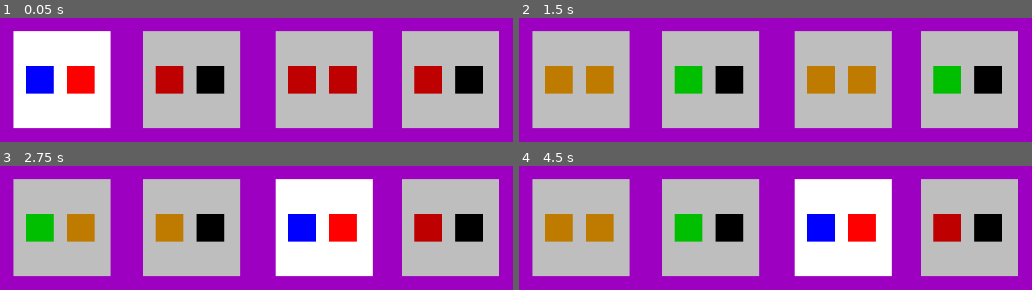
Above: before the commit, frames 1-4 (two rows, left to right).
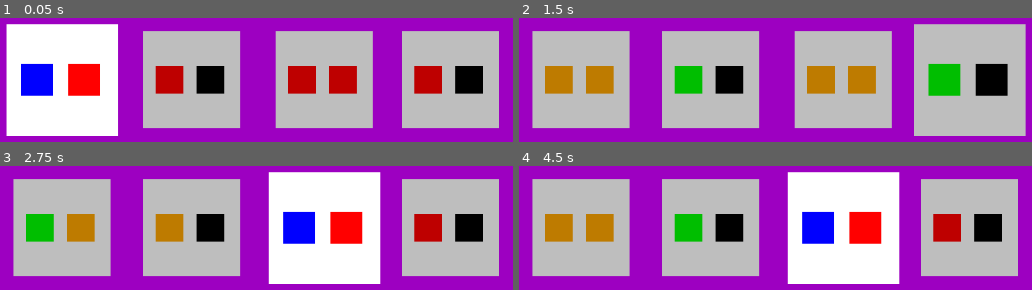
Above: after the commit, the same moments.

Repository: firesmoker/rhythmcards
Game: Godot game, scene res://game.tscn
The game is run twice, just before and just after one commit, with the same random seed, the same clock (stepped at 60 frames per second) and the same inputs.
Inputs:
- Up to frame 1 (0.05 s): no input
- Up to frame 2 (1.5 s): hold Space (play) 0.53-1.28 s; tap Space (play) at 1.35 s
- Up to frame 3 (2.75 s): hold Space (play) from 2.03 s (still down)
- Up to frame 4 (4.5 s): release Space (play) at 2.78 s; tap Space (play) at 2.85, 4.35 s; hold Space (play) 3.53-4.28 s

The runs differ from the first frame. In frame 1, 6.3% of the frame differs, in the area x 1-24%, y 4-96%; in frame 2, 6.1%; in frame 3, 6.5%, in the area x 52-75%, y 4-96%; in frame 4, 6.5%.

Commit message:
basic bad play note - too early

Diff:
--- a/scripts/note_card.gd
+++ b/scripts/note_card.gd
@@ -46,6 +46,8 @@
 				notes_dictionary[i]["game_object"].modulate =  Color.BLUE
 			note_status_types.PLAYED:
 				notes_dictionary[i]["game_object"].modulate =  Color.GREEN
+			note_status_types.PLAYED_BAD:
+				notes_dictionary[i]["game_object"].modulate =  Color.GREEN_YELLOW
 
 
 func calculate_note_timings() -> void:
@@ -65,6 +67,9 @@
 		#print("for card " + str(name) + " note " + str(i) + " timing is " + str(notes_dictionary[i]["timing"]))
 
 func _ready() -> void:
+	active = false
+	pivot_offset.x = 0 + size.x / 2
+	pivot_offset.y = 0 + size.y / 2
 	game = find_parent("Game")
 	if game != null:
 		game.beat_signal.connect(beat_signal_effects)
@@ -88,12 +93,15 @@
 		match notes_dictionary[note]["status"]:
 			note_status_types.PLAYED:
 				pass
+			note_status_types.PLAYED_BAD:
+				pass
 			_:
 				notes_dictionary[note]["status"] = note_status_types.MISSED
 	update_note_visuals()
 	active = false
 
 func beat_signal_effects(round_beat: int, verify: bool = true) -> void:
+	pulse(round_beat)
 	start_deactivation_timer(round_beat, game.one_beat_duration)
 	toggle_by_beat(round_beat, true)
 
@@ -107,19 +115,26 @@
 			if notes_dictionary[i]["status"] == note_status_types.ACTIVE:
 				if time >= notes_dictionary[i]["timing"]:
 					play_note_by_index(i)
+				else:
+					play_note_by_index(i, true)
 				return
 		update_note_visuals()
 
-func play_note_by_index(note_index: int) -> void:
+
+func play_note_by_index(note_index: int, bad_play: bool = false) -> void:
 	if note_index in notes_dictionary:
 		if notes_dictionary[note_index]["status"] == note_status_types.ACTIVE:
-			notes_dictionary[note_index]["status"] = note_status_types.PLAYED
+			if bad_play:
+				notes_dictionary[note_index]["status"] = note_status_types.PLAYED_BAD
+			else:
+				notes_dictionary[note_index]["status"] = note_status_types.PLAYED
 		if note_index + 1 in notes_dictionary:
 			notes_dictionary[note_index + 1]["status"] = note_status_types.ACTIVE
 
 func _process(delta: float) -> void:
 	if active:
 		#autoplay(game.elapsed_round_time)
+		#play(game.elapsed_round_time)
 		handle_deactivate_and_allow_next_card()
 	update_note_visuals()
 
@@ -161,6 +176,12 @@
 	else:
 		modulate = Color.GRAY
 
+func pulse(round_beat: int,time: float = 0.2) -> void:
+	if round_beat == beat_num:
+		scale = scale*1.15
+		await get_tree().create_timer(time).timeout
+		scale = scale*1/1.15
+
 func allow_note_activation(beat_input: int) -> void:
 	if beat_input == beat_num:
 		note_activation_allowed = true
